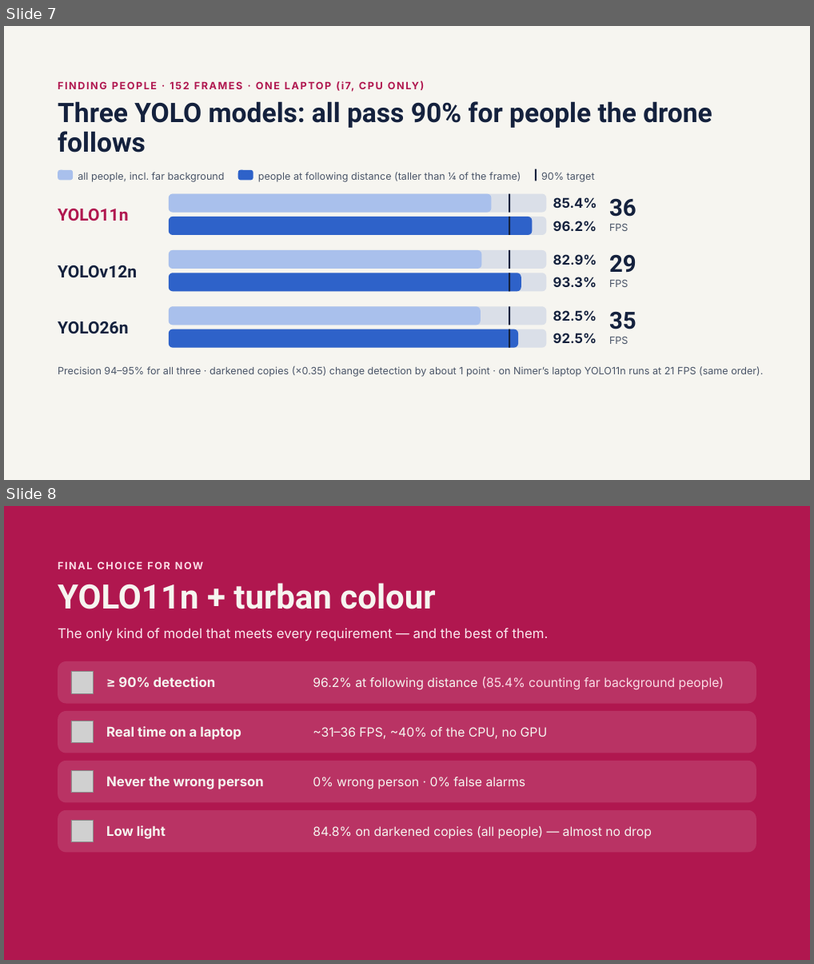
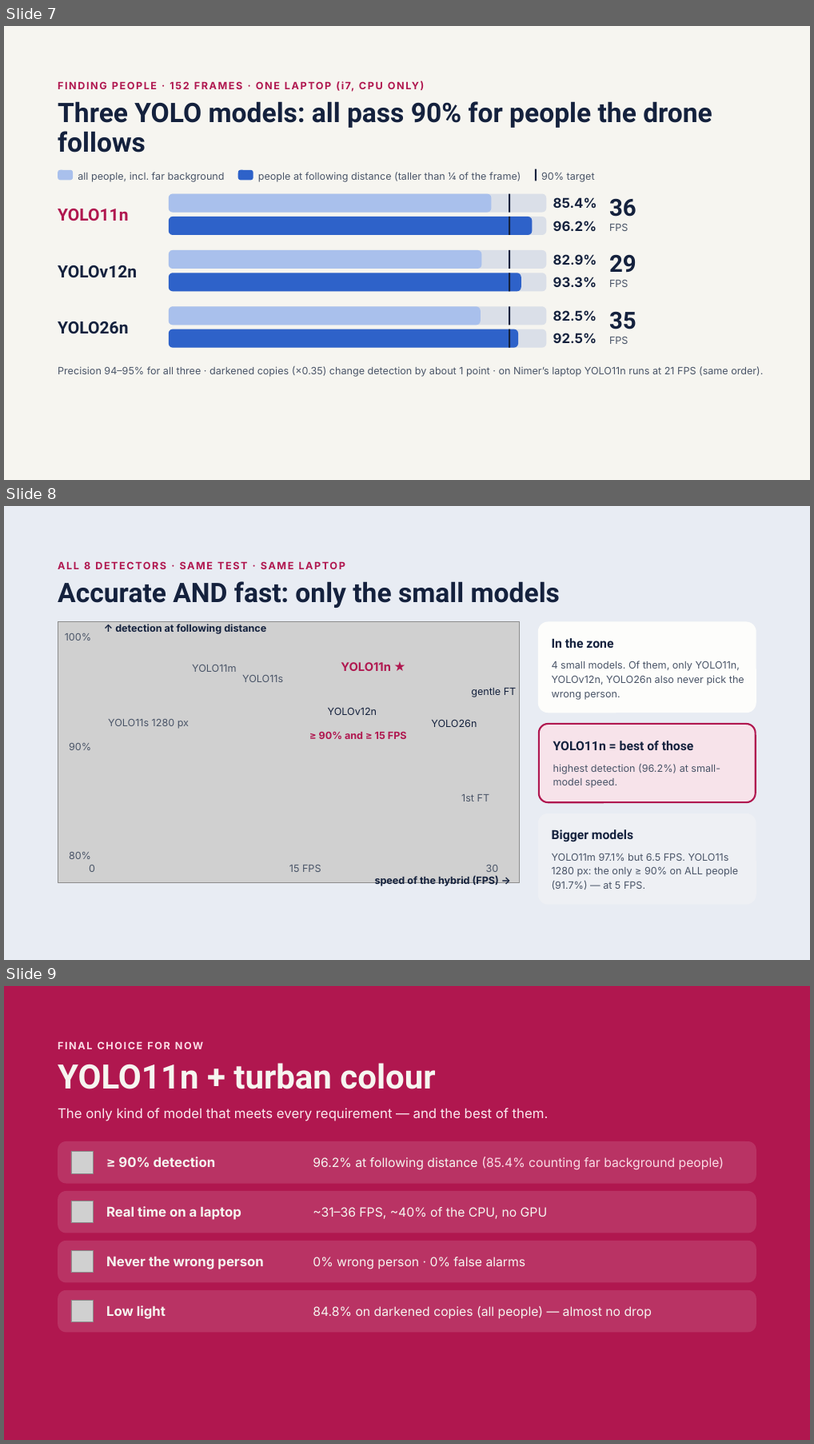
Before and after one commit to nemerdabdoub/final-project---Nimer-and-Dareen-, a slide deck: 4_DOCUMENTS/M05_for_Gabi_23.11_short.pptx. Shown one above the other, each under a label of ours: slides 7 and 8 before the commit, slides 7, 8 and 9 after it. The pictures are 814x964 and 814x1444 pixels, drawn with LibreOffice and Linux fonts; fonts in the diff are those of the drawing; grey boxes stand for pictures. Boxes give left, top, right and bottom in pixels: in the first picture for what was removed or moved away, otherwise in the second. Text is boxed around its words. In the diff, an @@ line names an element or a change of style, - is before the commit and + after.

```diff
--- a/4_DOCUMENTS/M05_for_Gabi_23.11_short.pptx
+++ b/4_DOCUMENTS/M05_for_Gabi_23.11_short.pptx
@@ slide 8 added at <box>4,506,810,960</box>, background #E8ECF3 @@
@@ text added at <box>84,562,90,569</box>, 12 pt, text #B0174F, bold @@
+ALL 8 DETECTORS · SAME TEST · SAME LAPTOP
@@ title added at <box>58,581,560,608</box>, 32 pt, text #14213D, bold @@
+Accurate AND fast: only the small models
@@ picture added at <box>58,621,520,882</box> @@
@@ text added at <box>115,624,266,634</box>, 12 pt, text #14213D, bold @@
+↑ detection at following distance
@@ rounded rectangle added at <box>538,621,757,713</box>, fill #FDFDFB @@
@@ text added at <box>65,633,91,640</box>, 12 pt, text #4A5568 @@
+100%
@@ text added at <box>552,638,614,648</box>, 15 pt, text #14213D, bold @@
+In the zone
@@ text added at <box>192,664,236,672</box>, 12 pt, text #4A5568 @@
+YOLO11m
@@ text added at <box>341,662,391,671</box>, 14 pt, text #B0174F, bold @@
+YOLO11n ★
@@ text added at <box>552,660,745,700</box>, 12 pt, text #4A5568 @@
+4 small models. Of them, only YOLO11n, YOLOv12n, YOLO26n also never pick the wrong person.
@@ text added at <box>242,675,283,682</box>, 12 pt, text #4A5568 @@
+YOLO11s
@@ text added at <box>471,688,517,697</box>, 12 pt, text #14213D @@
+gentle FT
@@ text added at <box>108,719,189,728</box>, 12 pt, text #4A5568 @@
+YOLO11s 1280 px
@@ text added at <box>328,707,377,715</box>, 12 pt, text #14213D @@
+YOLOv12n
@@ text added at <box>431,719,477,727</box>, 12 pt, text #14213D @@
+YOLO26n
@@ text added at <box>69,743,91,750</box>, 12 pt, text #4A5568 @@
+90%
@@ text added at <box>319,731,407,739</box>, 12 pt, text #B0174F, bold @@
+≥ 90% and ≥ 15 FPS
@@ rounded rectangle added at <box>539,724,756,803</box>, fill #F7E3EA, outline #B0174F 2 pt @@
@@ text added at <box>554,740,694,750</box>, 15 pt, text #14213D, bold @@
+YOLO11n = best of those
@@ text added at <box>554,763,721,788</box>, 12 pt, text #4A5568 @@
+highest detection (96.2%) at small-model speed.
@@ text added at <box>462,794,490,801</box>, 12 pt, text #4A5568 @@
+1st FT
@@ rounded rectangle added at <box>538,813,757,904</box>, fill #EEF0F4 @@
@@ text added at <box>552,829,634,842</box>, 15 pt, text #14213D, bold @@
+Bigger models
@@ text added at <box>69,852,91,859</box>, 12 pt, text #4A5568 @@
+80%
@@ text added at <box>89,864,95,872</box>, 12 pt, text #4A5568 @@
+0
@@ text added at <box>290,864,322,872</box>, 12 pt, text #4A5568 @@
+15 FPS
@@ text added at <box>486,864,499,872</box>, 12 pt, text #4A5568 @@
+30
@@ text added at <box>552,852,739,889</box>, 12 pt, text #4A5568 @@
+YOLO11m 97.1% but 6.5 FPS. YOLO11s 1280 px: the only ≥ 90% on ALL people (91.7%) — at 5 FPS.
@@ text added at <box>375,876,499,886</box>, 12 pt, text #14213D, bold @@
+speed of the hybrid (FPS) →
@@ what was slide 8 is now slide 9 @@
```
Also in this commit, not shown: 3 other files.
